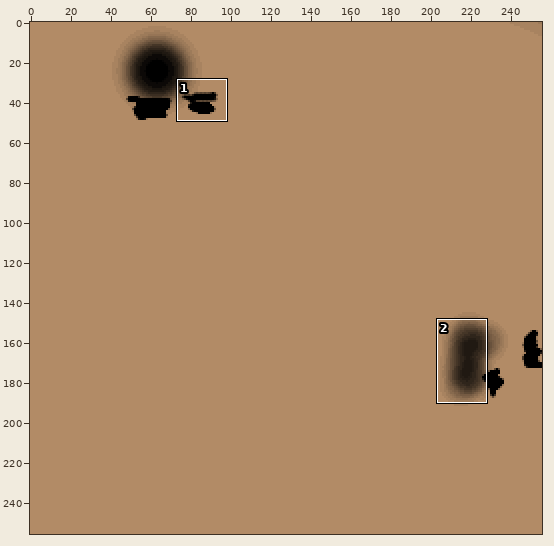
Sprite sheet: Ulkohuussi/Ulkohuussi_MAT.png. Above: a wide view before the commit, with the close-up outlined.
Close-up. Old version:
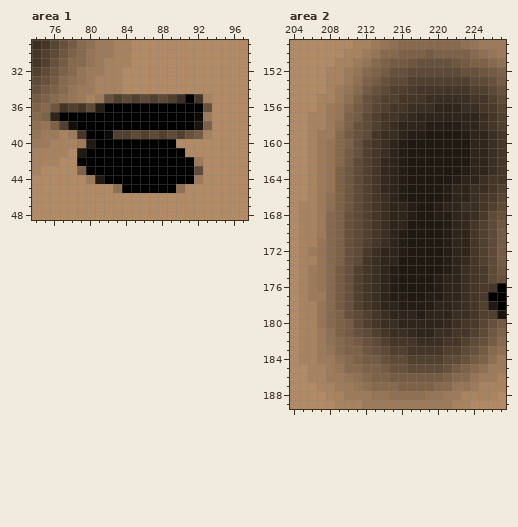
The file is 256x256 pixels. Colours within 5 levels of each other are drawn and written as one. Shown: area 1: x 74..97, y 29..48; area 2: x 204..227, y 149..189. The commit also changed other parts of the picture, which this record leaves out.
After the commit:
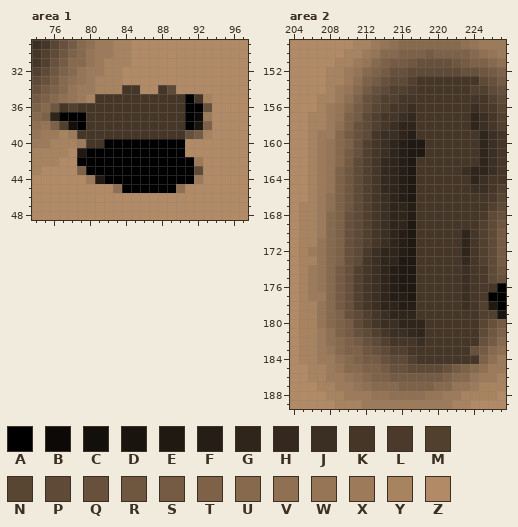
Palette (. is transparent): A #000000  B #0c0907  C #130f0b  D #19140e  E #201912  F #261e16  G #2f251b  H #35291f  J #3b2e22  K #453627  L #4b3a2b  M #52402f  N #584532  P #5e4a36  Q #68513c  R #6e563f  S #755b43  T #7e6248  U #876a4e  V #8f7052  W #967556  X #9d7b5a  Y #a88360  Z #b28b66
Difference:
--- area 1
@@ x 78..92 @@
 33 VWXYYYZZZZZZZZZ
-34 WXXYYYZZZZZZZZZ
-35 WXYXQMPMPMPMJAK
-36 MKPFAAAAAAAAAAA
-37 AAAAAAAAAAAAAAB
-38 CAAAAAAAAAAAAAD
-39 XKAABMMPMPMPMQS
-40 YXEAAAAAAAAAZZZ
+34 WXXYYYKKZZKPZZZ
+35 WXYKKKKKKKKKKAK
+36 MKKKKKKKKKKKKAA
+37 AAKKKKKKKKKKKAB
+38 CAKKKKKKKKKKKAD
+39 XKKKKKKKKKKKKQS
+40 YXKKAAAAAAAAAZZ
 41 ZEAAAAAAAAAAAZZ
--- area 2
@@ x 216..226 @@
 152 QPPPPPPQQRS
-153 PMMMMMMMPPQ
+153 PMKKKKKKKPQ
 154 MLKKKKKKMMP
-155 KKKJJJJJKKM
-156 KJJJGGGJJKL
-157 JHGGGGGGGJK
-158 GGGFFFFGGJK
-159 GFFEEEEFGGJ
-160 FEEEEEEEGGJ
-161 FEEEEEEEGGJ
-162 FEEEEEEEGGJ
-163 FEEEEEEFGGJ
-164 FEEEEEFGGJK
-165 FEEEEFGGJJK
-166 FEEEEFGGJKL
-167 GFEEFGGJJKM
-168 GFEEFFGHJLP
-169 GEEEEFGHKMP
-170 FEEEEFGGKMP
-171 FEEEEFGGKMP
-172 FEEEEFGGKMP
-173 EEEEEFGHKMP
-174 EEEEEFGJKLP
-175 EEEEFGGJKLP
-176 EEEEFGGJKLK
-177 FEEFFGGJKLA
-178 FFFFGGHJKME
-179 GGFGGGJJKMM
-180 GGGGGHJKLNQ
-181 JHGGJJKKMPR
-182 KKJJJKKMPQS
-183 MKKKKMMPQSU
-184 PMMMMPPQSTV
+155 KKKKKKKKKKM
+156 KJKKKKKKJKL
+157 JHKKKKKKGJK
+158 GGKKKKKKGJK
+159 GFKKKKKKKGJ
+160 FEEKKKKKKGJ
+161 FEEKKKKKKGJ
+162 FEKKKKKKKGJ
+163 FEKKKKKJGGJ
+164 FEKKKKKKGJK
+165 FEKKKKKKJJK
+166 FEKKKKKKKKL
+167 GFKKKKKKKKM
+168 GFKKKKKKKLP
+169 GEKKKKKKKMP
+170 FEKKKKKGKMP
+171 FEKKKKKGKMP
+172 FEKKKKKGKMP
+173 EEKKKKKHKMP
+174 EEKKKKKJKLP
+175 EEKKKKKJKLP
+176 EEKKKKKJKLK
+177 FEKKKKKJKLA
+178 FFKKKKKJKME
+179 GGKKKKKKKMM
+180 GGGKKKKKKNQ
+181 JHGKKKKKKPR
+182 KKJKKKKKKQS
+183 MKKKKKKKQSU
+184 PMKKKKKKKTV
 185 QPPPPQSTUVX
Boxes around the changes in both close-ups, in picture pixels (x1, y1, x2, y2):
changed: (86, 85, 185, 148)
changed: (416, 76, 479, 364)
